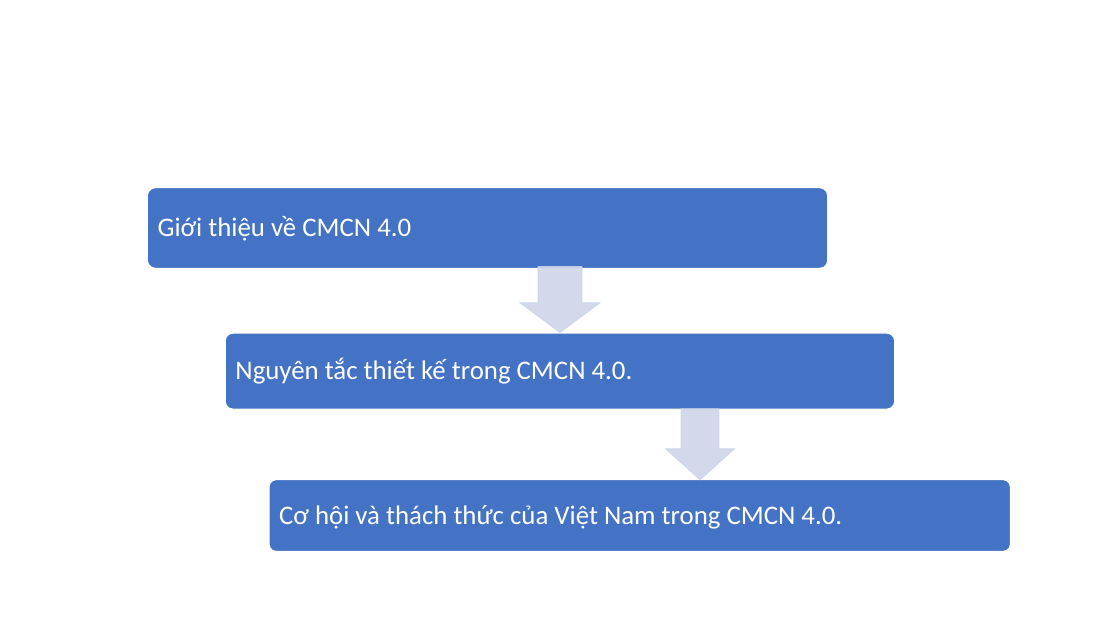
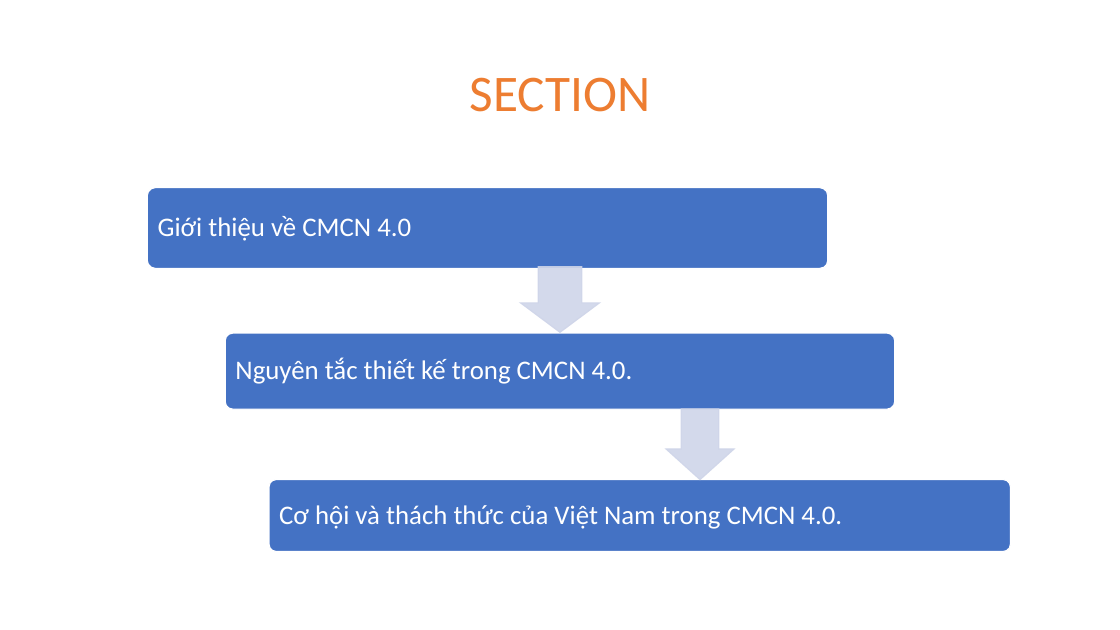
Before and after one commit to TriNguyen24102000/-n-Th-c-H-nh-CMCN-4.0, a slide deck: slide 2 of BÁO CÁO ĐỒ ÁN KNSBC.pptx. Drawn at 1120x630 pixels with LibreOffice and Linux fonts; fonts in the diff are those of the drawing. Boxes give left, top, right and bottom in pixels: in the first picture for what was removed or moved away, otherwise in the second. Text is boxed around its words. In the diff, an @@ line names an element or a change of style, - is before the commit and + after.

```diff
--- a/BÁO CÁO ĐỒ ÁN KNSBC.pptx
+++ b/BÁO CÁO ĐỒ ÁN KNSBC.pptx
@@ title added at [470,77,651,112], 44 pt, text #ED7D31 @@
+SECTION
```
Also in this commit, not shown: 2 slides added, 1 slide removed.
